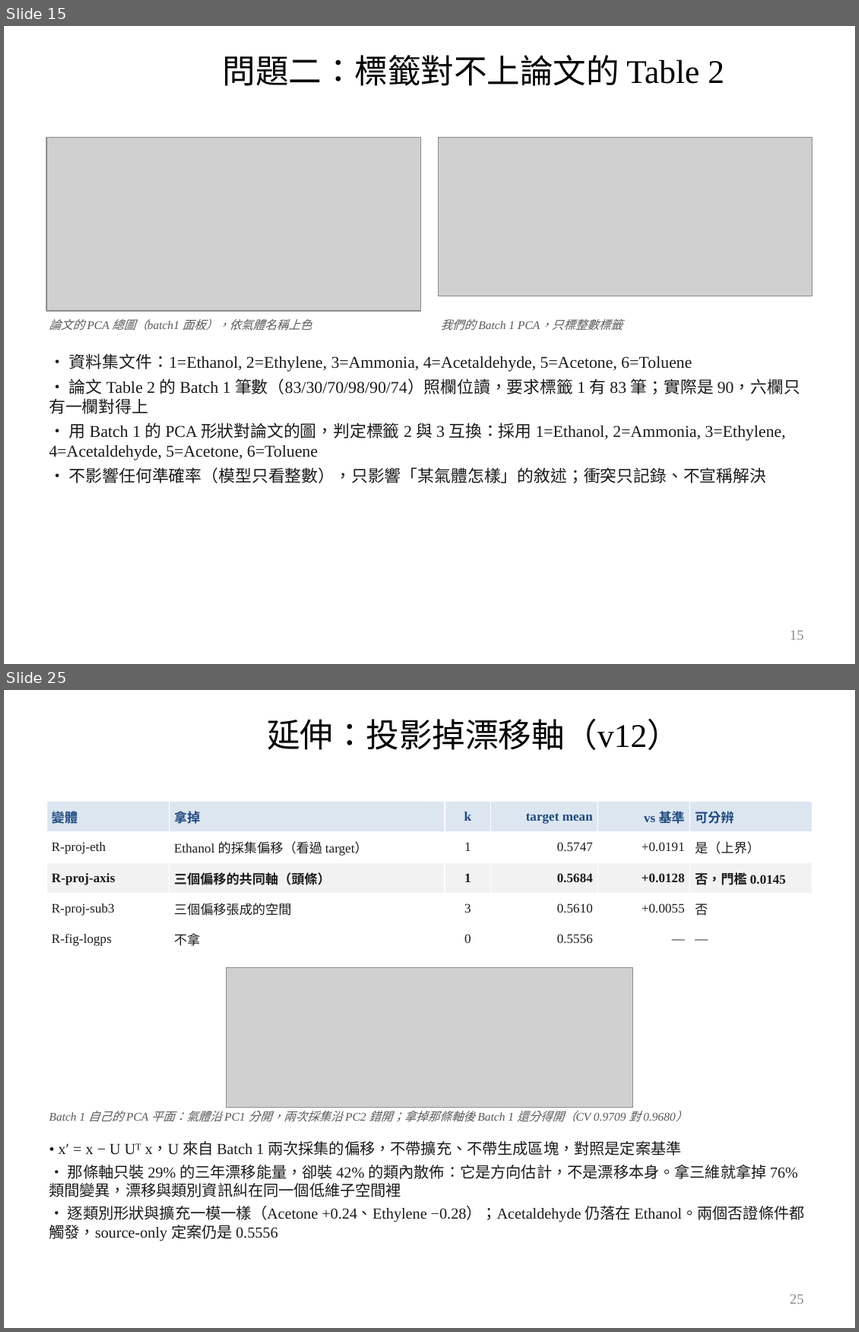
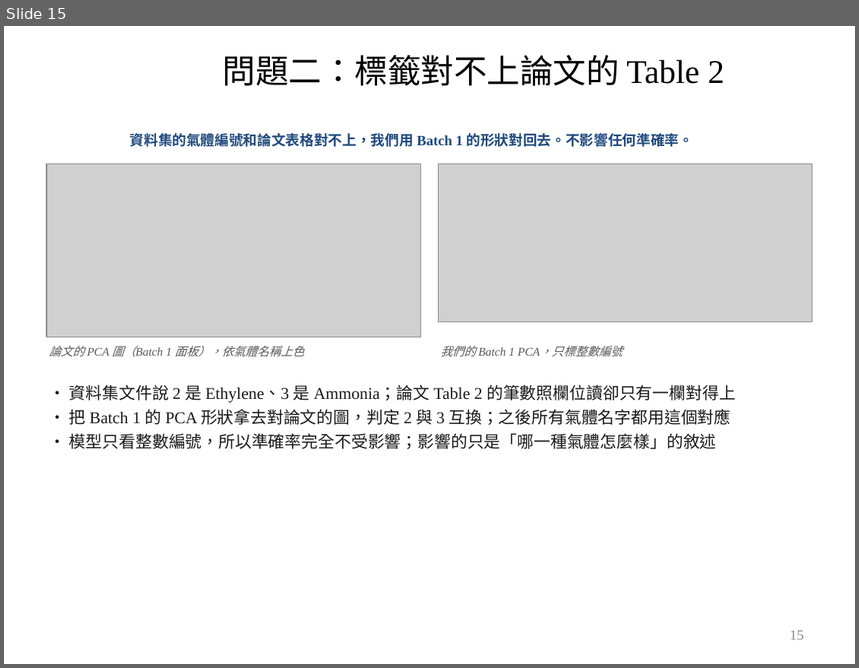
Before and after one commit to wintera1233/cdcnn, a slide deck: reports/09-22-merged.pptx. Shown one above the other, each under a label of ours: slides 15 and 25 before the commit, slide 15 after it; the slides between them are not shown. The pictures are 859x1332 and 859x668 pixels, drawn with LibreOffice and Linux fonts; fonts in the diff are those of the drawing; grey boxes stand for pictures; background and template pictures are left out. Boxes give left, top, right and bottom in pixels: in the first picture for what was removed or moved away, otherwise in the second. Text is boxed around its words. In the diff, an @@ line names an element or a change of style, - is before the commit and + after.

```diff
--- a/reports/09-22-merged.pptx
+++ b/reports/09-22-merged.pptx
@@ slide 25 removed at [4,690,855,1328], background picture (left out) @@
@@ title removed at [267,719,680,750] @@
-延伸：投影掉漂移軸（v12）
@@ table removed at [47,802,813,954], 5 rows, 6 columns @@
-變體 | 拿掉 | k | target mean | vs 基準 | 可分辨
-R-proj-eth | Ethanol 的採集偏移（看過 target） | 1 | 0.5747 | +0.0191 | 是（上界）
-R-proj-axis | 三個偏移的共同軸（頭條） | 1 | 0.5684 | +0.0128 | 否，門檻 0.0145
-R-proj-sub3 | 三個偏移張成的空間 | 3 | 0.5610 | +0.0055 | 否
-R-fig-logps | 不拿 | 0 | 0.5556 | — | —
@@ picture removed at [226,967,633,1108] @@
@@ text removed at [49,1111,676,1122] @@
-Batch 1 自己的 PCA 平面：氣體沿 PC1 分開，兩次採集沿 PC2 錯開；拿掉那條軸後 Batch 1 還分得開（CV 0.9709 對 0.9680）
@@ text removed at [49,1141,805,1242] @@
-• x′ = x − U Uᵀ x，U 來自 Batch 1 兩次採集的偏移，不帶擴充、不帶生成區塊，對照是定案基準
-• 那條軸只裝 29% 的三年漂移能量，卻裝 42% 的類內散佈：它是方向估計，不是漂移本身。拿三維就拿掉 76% 類間變異，漂移與類別資訊糾在同一個低維子空間裡
-• 逐類別形狀與擴充一模一樣（Acetone +0.24、Ethylene −0.28）；Acetaldehyde 仍落在 Ethanol。兩個否證條件都觸發，source-only 定案仍是 0.5556
@@ page number removed at [790,1295,804,1304] @@
-25
@@ slide 15 changed as well @@
@@ text added at [130,133,693,147], 12 pt, text #1F497D, bold @@
+資料集的氣體編號和論文表格對不上，我們用 Batch 1 的形狀對回去。不影響任何準確率。
@@ picture: place and size @@
-picture at [47,138,421,311]
+picture at [47,164,421,338]
@@ picture: place and size @@
-picture at [438,138,813,296]
+picture at [438,164,813,322]
@@ text at [49,346,304,357]: text changed @@
-論文的 PCA 總圖（batch1 面板），依氣體名稱上色
+論文的 PCA 圖（Batch 1 面板），依氣體名稱上色
@@ text at [441,346,623,357]: text changed @@
-我們的 Batch 1 PCA，只標整數標籤
+我們的 Batch 1 PCA，只標整數編號
@@ text at [69,385,735,449]: text changed @@
-• 資料集文件：1=Ethanol, 2=Ethylene, 3=Ammonia, 4=Acetaldehyde, 5=Acetone, 6=Toluene
-• 論文 Table 2 的 Batch 1 筆數（83/30/70/98/90/74）照欄位讀，要求標籤 1 有 83 筆；實際是 90，六欄只有一欄對得上
-• 用 Batch 1 的 PCA 形狀對論文的圖，判定標籤 2 與 3 互換：採用 1=Ethanol, 2=Ammonia, 3=Ethylene, 4=Acetaldehyde, 5=Acetone, 6=Toluene
-• 不影響任何準確率（模型只看整數），只影響「某氣體怎樣」的敘述；衝突只記錄、不宣稱解決
+• 資料集文件說 2 是 Ethylene、3 是 Ammonia；論文 Table 2 的筆數照欄位讀卻只有一欄對得上
+• 把 Batch 1 的 PCA 形狀拿去對論文的圖，判定 2 與 3 互換；之後所有氣體名字都用這個對應
+• 模型只看整數編號，所以準確率完全不受影響；影響的只是「哪一種氣體怎麼樣」的敘述
```
Also in this commit, not shown: 8 other slides changed, 6 slides added, 7 other slides removed, 1 other file.
